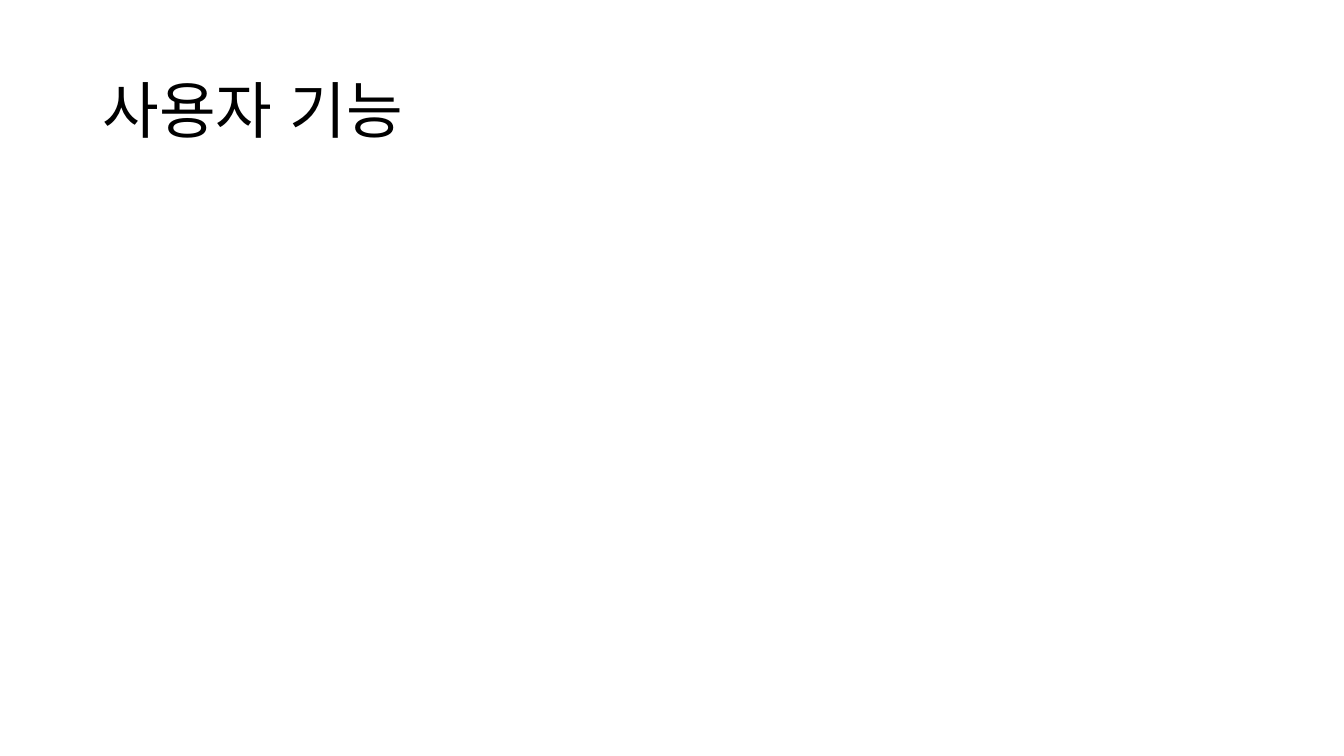
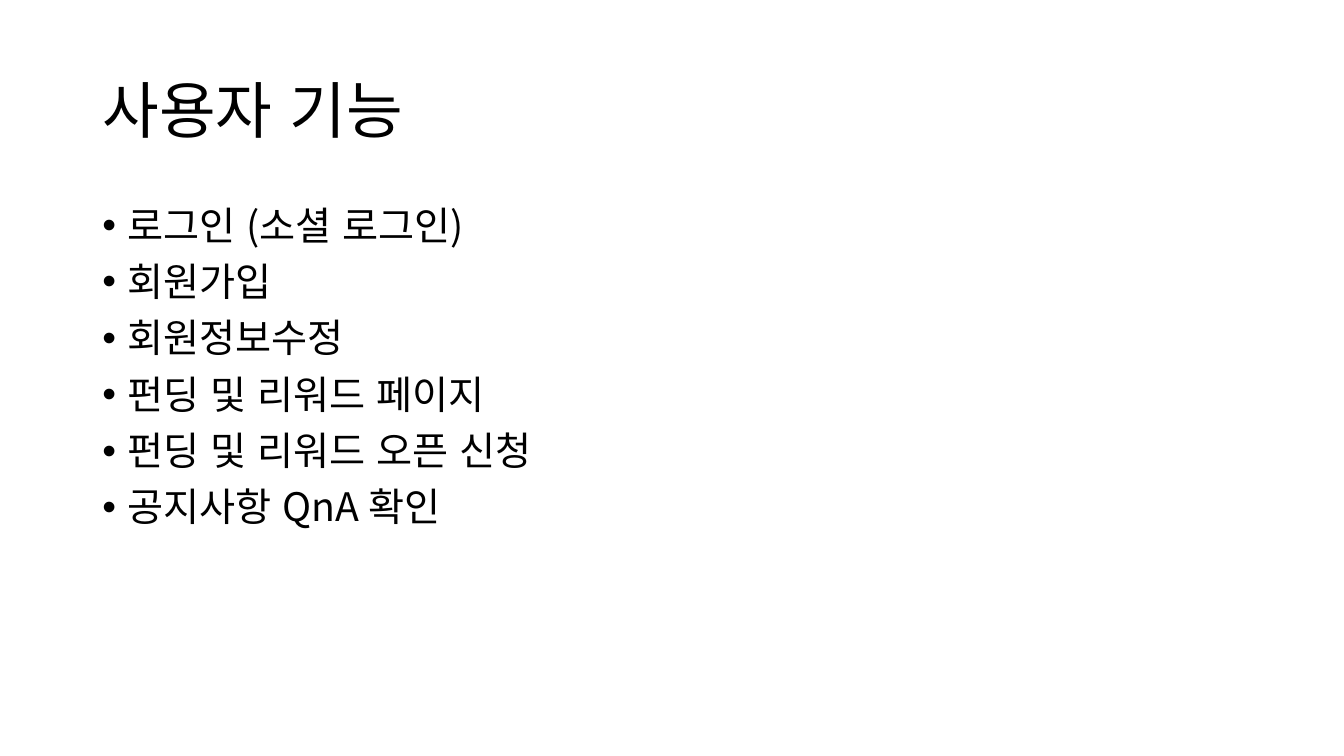
Before and after one commit to ezenteam2/EzenCrowdFunding, a slide deck: slide 2 of 기능 정리/project03 - 기능 정리 - 기범.pptx. Drawn at 1344x756 pixels with LibreOffice and Linux fonts; fonts in the diff are those of the drawing. Boxes give left, top, right and bottom in pixels: in the first picture for what was removed or moved away, otherwise in the second. Text is boxed around its words. In the diff, an @@ line names an element or a change of style, - is before the commit and + after.

Commit message:
권기범 - 기능정리

```diff
--- a/기능 정리/project03 - 기능 정리 - 기범.pptx
+++ b/기능 정리/project03 - 기능 정리 - 기범.pptx
@@ text added at box(128, 207, 532, 529), 28 pt, text #000000 @@
+• 로그인 (소셜 로그인)
+• 회원가입
+• 회원정보수정
+• 펀딩 및 리워드 페이지
+• 펀딩 및 리워드 오픈 신청
+• 공지사항 QnA 확인
```
Also in this commit, not shown: 1 other slide changed.
